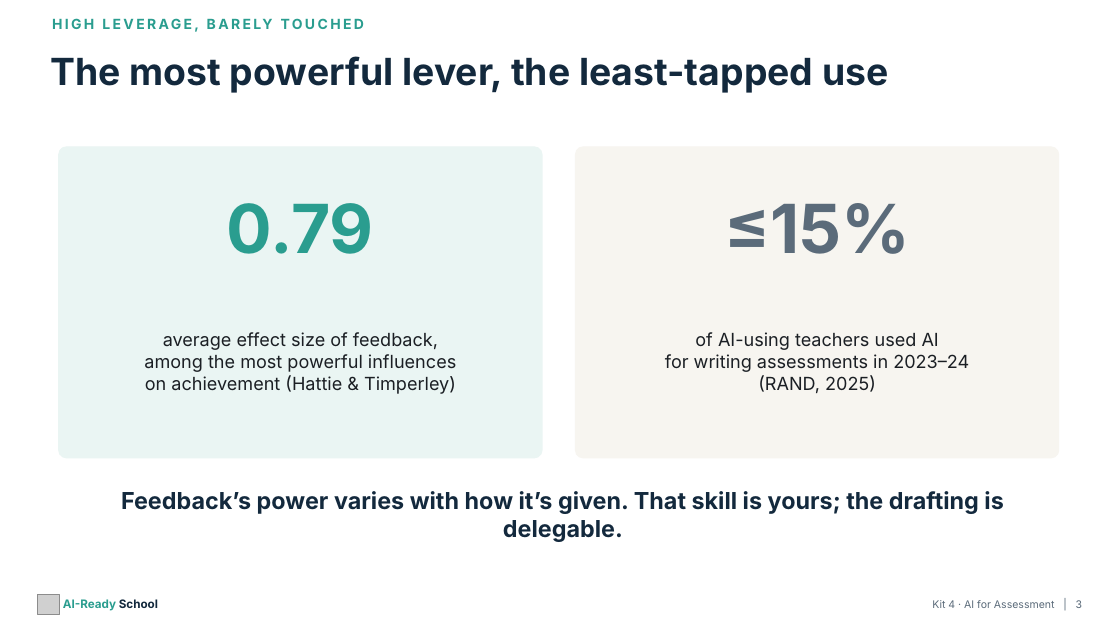
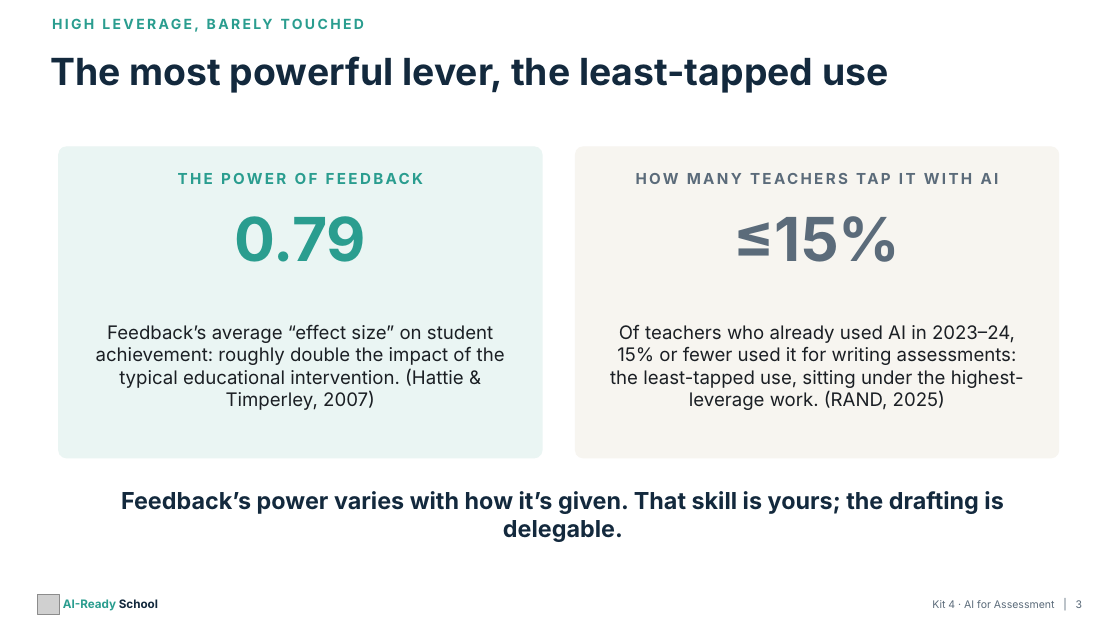
Before and after one commit to aspinozzi1/Ai-School-Ready, a slide deck: slide 3 of kits/kit04/Kit04_PresentationDeck.pptx. Drawn at 1120x630 pixels with LibreOffice and Linux fonts; fonts in the diff are those of the drawing; grey boxes stand for pictures. Boxes give left, top, right and bottom in pixels: in the first picture for what was removed or moved away, otherwise in the second. Text is boxed around its words. In the diff, an @@ line names an element or a change of style, - is before the commit and + after.

```diff
--- a/kits/kit04/Kit04_PresentationDeck.pptx
+++ b/kits/kit04/Kit04_PresentationDeck.pptx
@@ text added at (59,164,542,193), 13 pt, text #2A9D8F, bold @@
+THE POWER OF FEEDBACK
@@ text added at (576,164,1059,193), 13 pt, text #5B6B7A, bold @@
+HOW MANY TEACHERS TAP IT WITH AI
@@ text "0.79": place and size @@
-text "0.79" at (227,203,374,254)
+text "0.79" at (234,216,366,262)
@@ text "0.79" at (234,216,366,262): size 58 to 52 pt @@
@@ text "≤15%" at (734,216,901,262): size 58 to 52 pt @@
@@ text "≤15%": place and size @@
-text "≤15%" at (724,203,910,254)
+text "≤15%" at (734,216,901,262)
@@ text at (96,325,505,410): text changed; size 15.5 to 16 pt @@
-average effect size of feedback,
-among the most powerful influences
-on achievement (Hattie & Timperley)
+Feedback’s average “effect size” on student achievement: roughly double the impact of the typical educational intervention. (Hattie & Timperley, 2007)
@@ text at (610,325,1024,410): text changed; size 15.5 to 16 pt @@
-of AI-using teachers used AI
-for writing assessments in 2023–24
-(RAND, 2025)
+Of teachers who already used AI in 2023–24, 15% or fewer used it for writing assessments: the least-tapped use, sitting under the highest-leverage work. (RAND, 2025)
```
Also in this commit, not shown: 1 other file.
